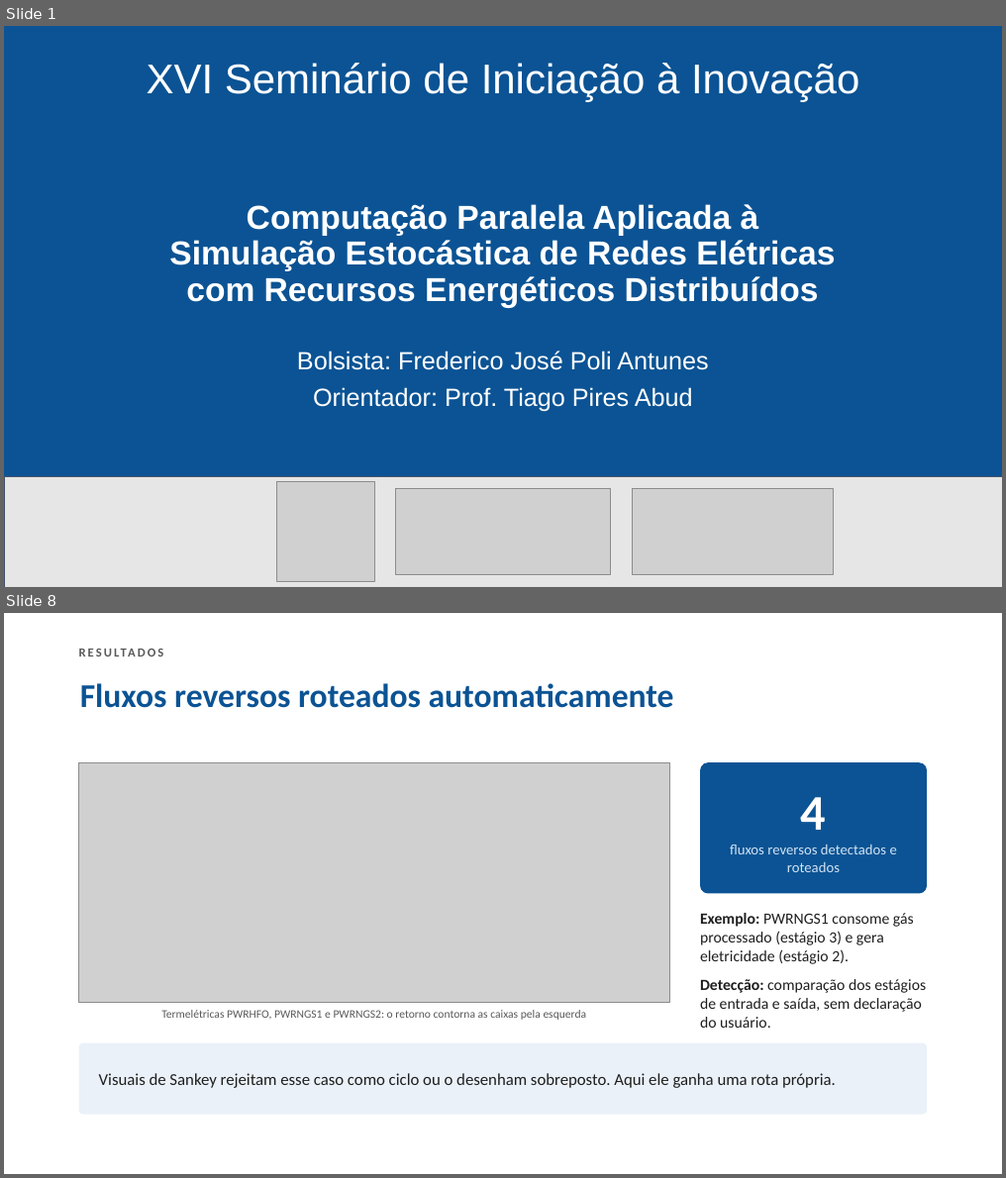
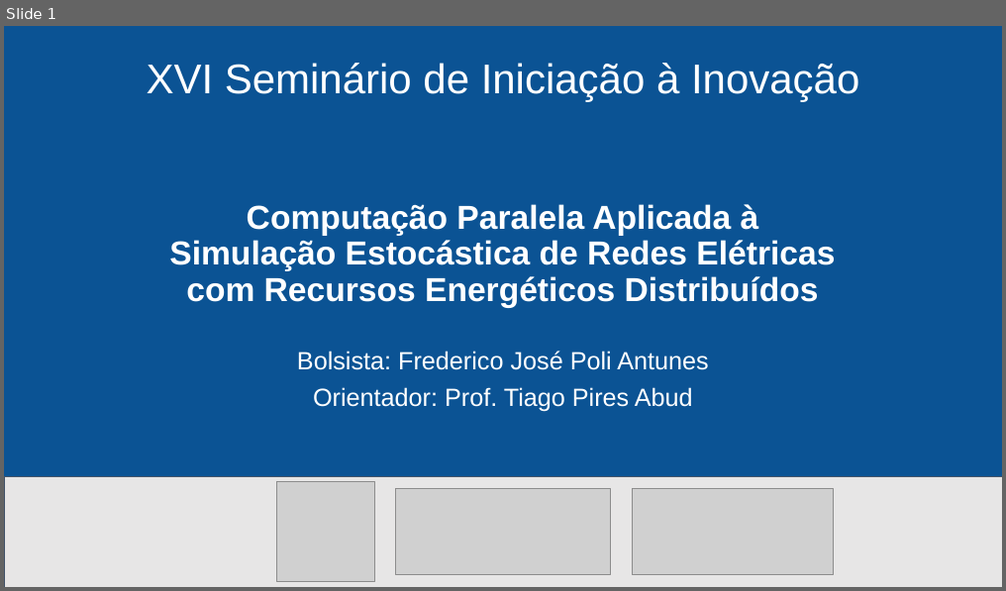
Before and after one commit to Freddieij/DDFE, a slide deck: Apresentacao/Apresentacao_XVI_Seminario_PIBITI.pptx. Shown one above the other, each under a label of ours: slides 1 and 8 before the commit, slide 1 after it; the slides between them are not shown. The pictures are 1006x1178 and 1006x591 pixels, drawn with LibreOffice and Linux fonts; fonts in the diff are those of the drawing; grey boxes stand for pictures. Boxes give left, top, right and bottom in pixels: in the first picture for what was removed or moved away, otherwise in the second. Text is boxed around its words. In the diff, an @@ line names an element or a change of style, - is before the commit and + after.

Commit message:
Apresentação: ajustes do feedback do orientador
- Siglas por extenso (RES, RED, SEP, VE) e DDFE só a partir do slide em
  que é definido; jargão em inglês trocado (back-end/front-end, layout).
- "Fluxos reversos" passa a "conexões de retorno": o fluxo de energia não
  é reverso, só o traçado volta para a esquerda porque a entrada está num
  estágio posterior ao da saída. O slide explica que não é erro do modelo.
- Esquema dos nós fantasmas redesenhado com formas nativas (texto grande)
  em vez do recorte do PDF; termo sempre "nó fantasma", entre aspas.
- Slide de interatividade só com os dois casos de seleção, maiores, sem
  "estado íntegro" e "opacidade plena".
- Figuras dos slides 8 e 10 ampliadas por recorte (na Figura 4, o trecho
  vazio do meio é suprimido com marca de corte).
- Títulos e termos: validação "com a estrutura do sistema energético
  brasileiro", "Atualização automática do diagrama", "Método de aplicação
  geral", slide final só "Conclusões".
- Números de slide pelo campo do próprio template; link do repositório
  no GitHub nos slides de objetivos, conclusões e encerramento.

```diff
--- a/Apresentacao/Apresentacao_XVI_Seminario_PIBITI.pptx
+++ b/Apresentacao/Apresentacao_XVI_Seminario_PIBITI.pptx
@@ slide 8 removed at bbox=[4, 613, 1002, 1174], background #FFFFFF @@
@@ text removed at bbox=[79, 645, 528, 666] @@
-RESULTADOS
@@ title removed at bbox=[80, 683, 674, 708] @@
-Fluxos reversos roteados automaticamente
@@ picture removed at bbox=[79, 762, 670, 1002] @@
@@ rounded rectangle removed at bbox=[700, 762, 927, 894] @@
-4
-fluxos reversos detectados e roteados
@@ text removed at bbox=[700, 913, 926, 1028] @@
-Exemplo: PWRNGS1 consome gás processado (estágio 3) e gera eletricidade (estágio 2).
-Detecção: comparação dos estágios de entrada e saída, sem declaração do usuário.
@@ text removed at bbox=[161, 1010, 587, 1020] @@
-Termelétricas PWRHFO, PWRNGS1 e PWRNGS2: o retorno contorna as caixas pela esquerda
@@ rounded rectangle removed at bbox=[79, 1044, 927, 1115] @@
-Visuais de Sankey rejeitam esse caso como ciclo ou o desenham sobreposto. Aqui ele ganha uma rota própria.
```
Also in this commit, not shown: 8 slides changed, 3 slides added, 2 other slides removed, 2 other files.
